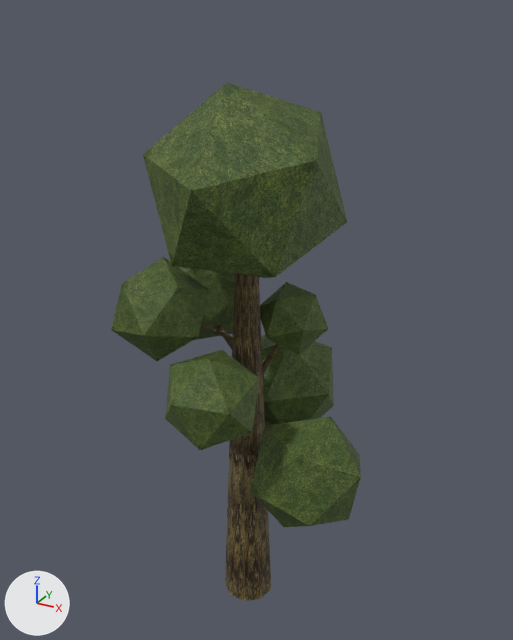
The OBJ model models/tree2/tree2.obj as it was, and as the next commit left it.
One viewpoint serves both versions: a camera (50 mm lens) standing at (1.77, -3.1, 3.35) and looking at (0.07, -0.01, 1.8). The axes (+X, +Y, +Z) are drawn at lower left. The lights are the same throughout. Where no turn or scale is listed for an object, it has been applied to the vertices.

Names of what the first picture shows: 'leaves_Icosphere.006', 'wood_Cylinder.007'.
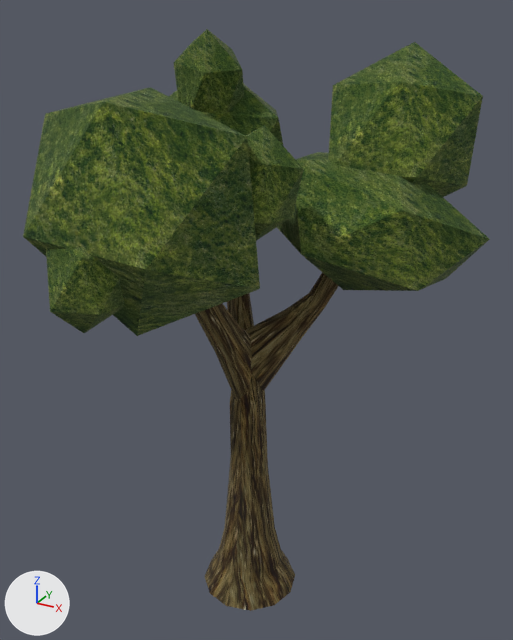
What differs and where, as boxes (x1, y1, x2, y2) in the pictures (513 x 640 px):
'Icosphere.005', added (green): after (23, 29, 489, 336)
'leaves_Icosphere.006', deleted (green): before (111, 83, 361, 527)
'wood_Cylinder.007', reshaped: before (201, 274, 280, 601); after (195, 272, 338, 611)

Edits to the bpy script that builds the scene:
```text
Add mat_none_tree_jpg_001:
    mat_none_tree_jpg_001 = principled_material('None_tree.jpg.001')
    mat_none_tree_jpg_001.texture = img_tree_jpg
    mat_none_tree_jpg_001.roughness = 1.0
Add mat_none:
    mat_none = principled_material('None')
    mat_none.texture = img_leaves_jpg
    mat_none.roughness = 1.0
Change me_wood_cylinder_007:
    used by ob_wood_cylinder_007; location = (0.0, 0.0, 0.0)
    remove me_wood_cylinder_007.from_pydata(...)  # 140 vertices, 189 faces; spans x -0.38..0.48, y -0.5..0.5, z -0.08..2.44
    remove me_wood_cylinder_007.materials.append(mat_wood)  # picture img_tree_jpg
    add me_wood_cylinder_007.from_pydata(...)  # 204 vertices, 156 faces; spans x -0.42..0.52, y -0.36..0.49, z -0.04..2.36
    me_wood_cylinder_007 part 1: 100 vertices removed from x -0.38..0.22, y -0.5..0.15, z -0.08..2.44; 204 vertices added at x -0.42..0.52, y -0.36..0.49, z -0.04..2.36
    add me_wood_cylinder_007.materials.append(mat_none_tree_jpg_001)  # picture img_tree_jpg
Add me_icosphere_005:
    me_icosphere_005.from_pydata(...)  # 107 vertices, 163 faces; spans x -0.85..1.15, y -1.07..0.91, z 1.81..3.25
    me_icosphere_005.materials.append(mat_none)  # picture img_leaves_jpg
Remove ob_leaves_icosphere_006:
    ob_leaves_icosphere_006 = bpy.data.objects.new('leaves_Icosphere.006', me_leaves_icosphere_006)
    ob_leaves_icosphere_006.location = (0.0, 0.0, 0.0)
Add ob_icosphere_005:
    ob_icosphere_005 = bpy.data.objects.new('Icosphere.005', me_icosphere_005)
    ob_icosphere_005.location = (0.0, 0.0, 0.0)
```
